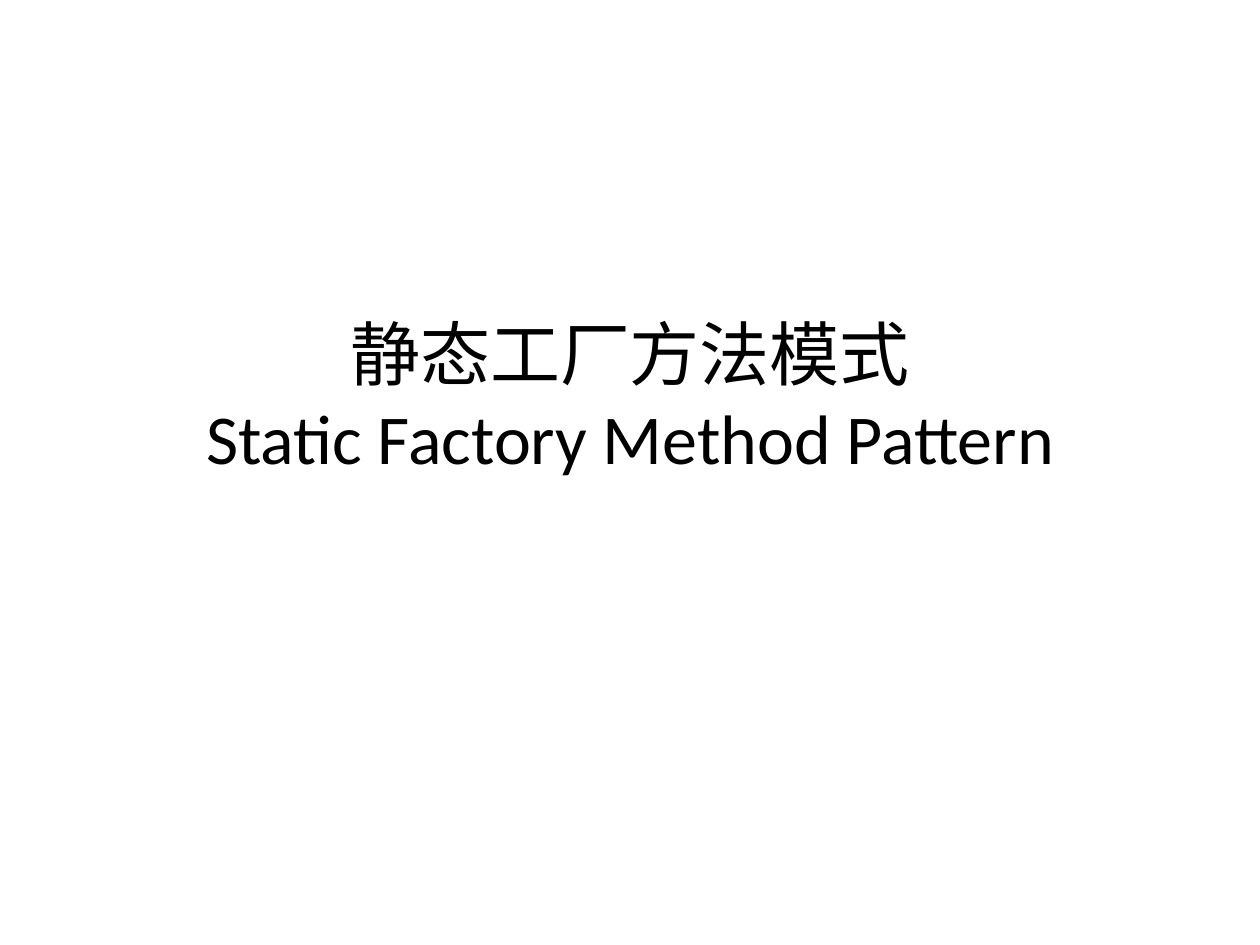
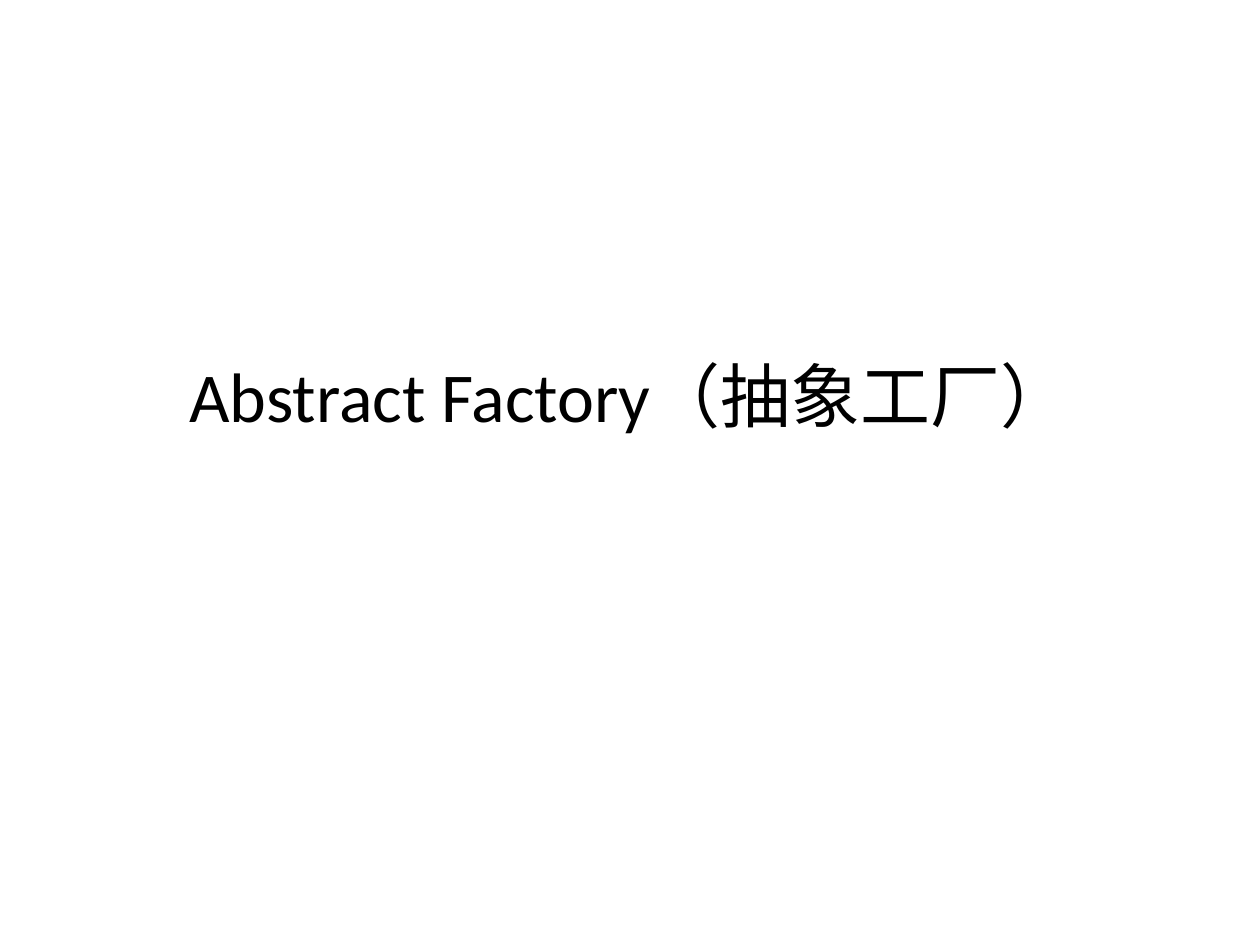
Before and after one commit to PlumpMath/DesignPattern-108, a slide deck: slide 19 of doc/Design Pattern.ppt (slide 3 before the commit). Drawn at 1260x945 pixels with LibreOffice and Linux fonts; fonts in the diff are those of the drawing. Boxes give left, top, right and bottom in pixels: in the first picture for what was removed or moved away, otherwise in the second. Text is boxed around its words. In the diff, an @@ line names an element or a change of style, - is before the commit and + after.

```diff
--- a/doc/Design Pattern.ppt
+++ b/doc/Design Pattern.ppt
@@ title at (x1=189, y1=364, x2=1070, y2=434): text changed @@
-静态工厂方法模式
-Static Factory Method Pattern
+Abstract Factory（抽象工厂）
```
Also in this commit, not shown: 3 other slides changed, 16 slides added, 2 slides removed.
